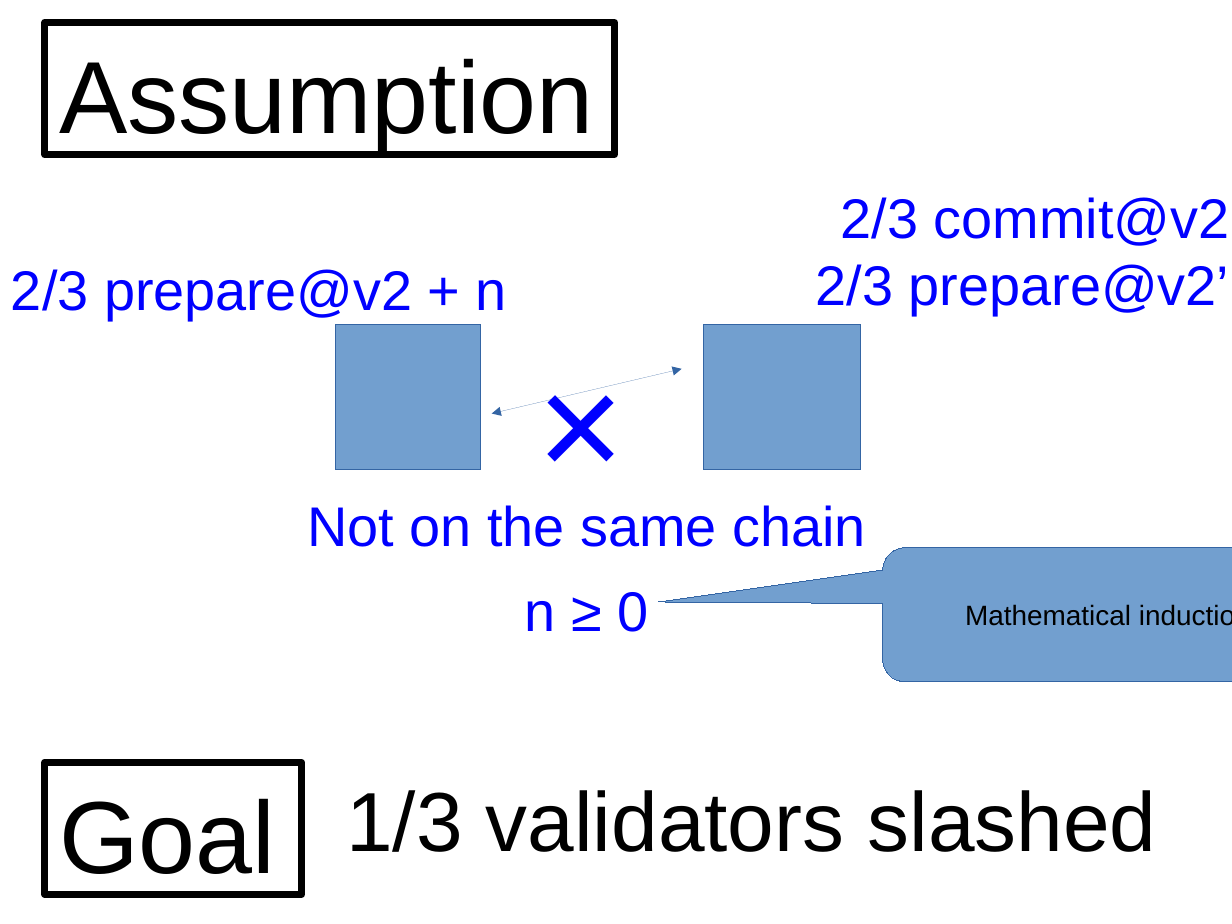
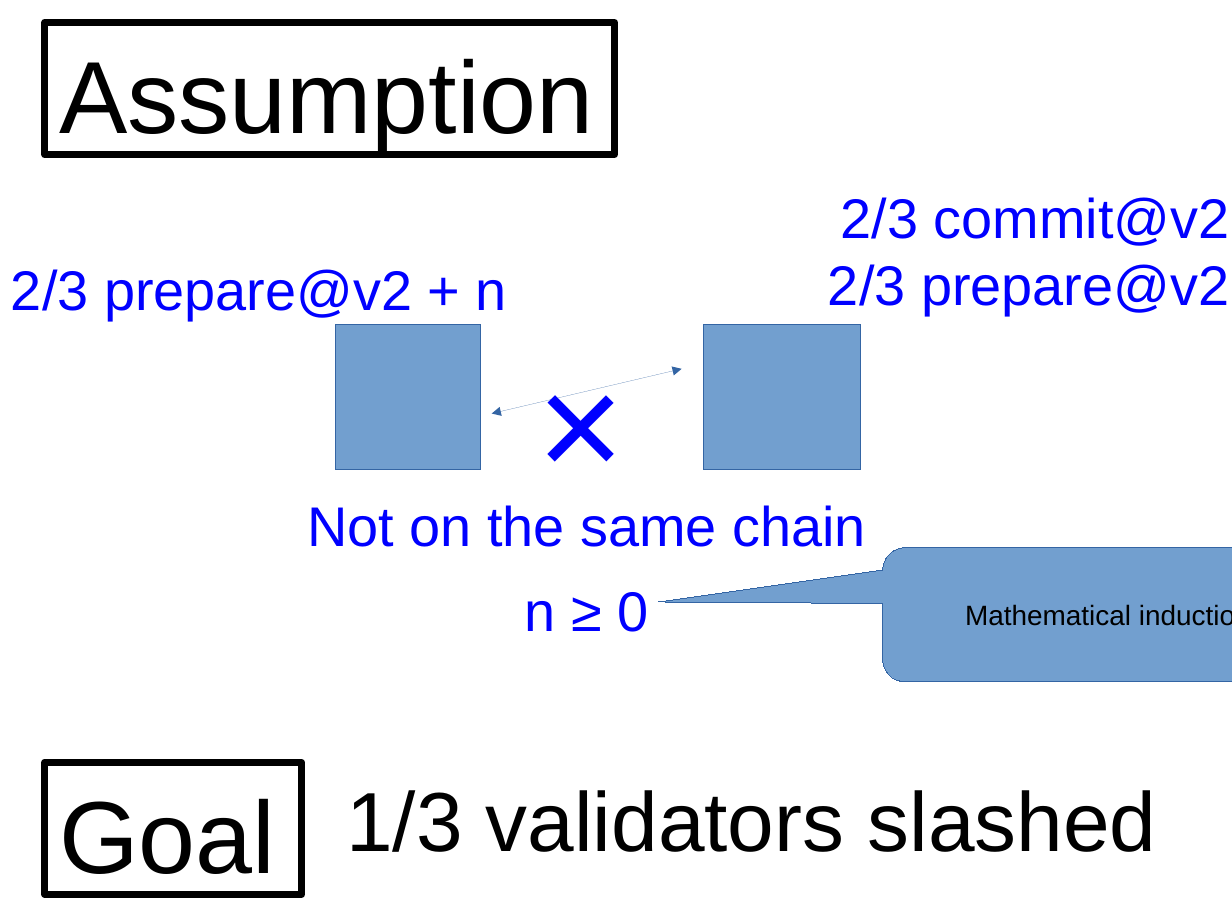
Before and after one commit to palmskog/pos, a slide deck: slide 10 of slide.odp. Drawn at 1232x924 pixels with LibreOffice and Linux fonts; fonts in the diff are those of the drawing. Boxes give left, top, right and bottom in pixels: in the first picture for what was removed or moved away, otherwise in the second. Text is boxed around its words. In the diff, an @@ line names an element or a change of style, - is before the commit and + after.

```diff
--- a/slide.odp
+++ b/slide.odp
@@ text at [828,264,1229,315]: text changed @@
-2/3 prepare@v2’
+2/3 prepare@v2
```
Also in this commit, not shown: 2 other slides changed, 2 slides added.
